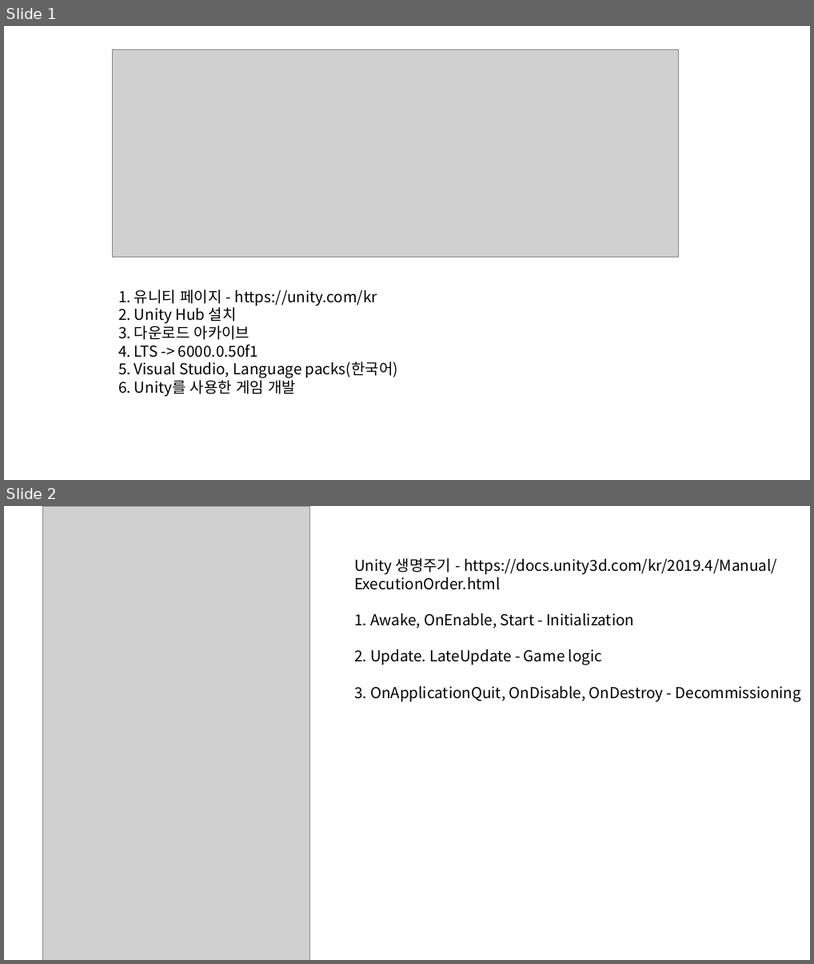
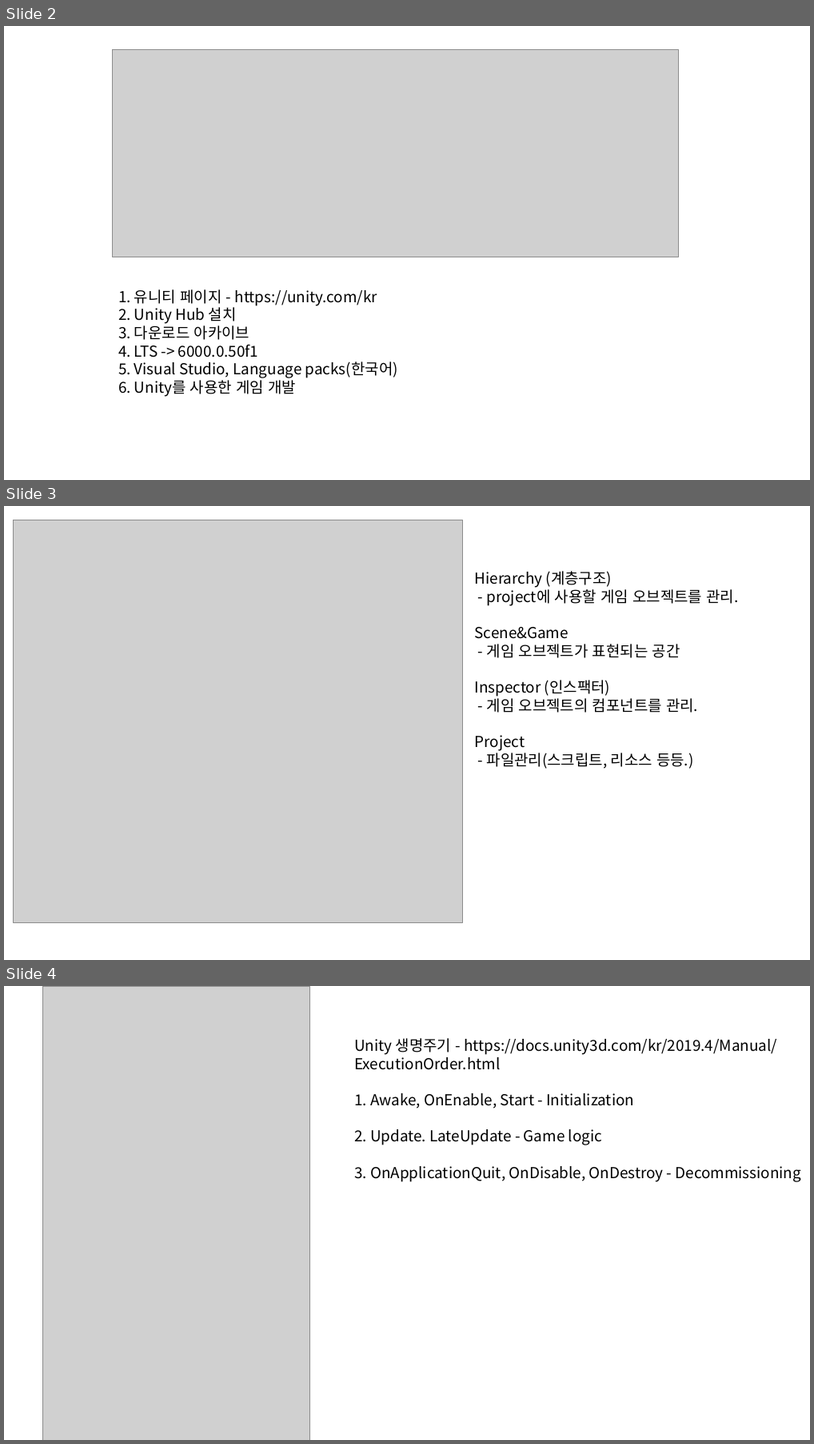
Before and after one commit to SangGyu-Lim/2025_study_lecture, a slide deck: client/lecture/1주차 유니티 설치 가이드.pptx. Shown one above the other, each under a label of ours: slides 1 and 2 before the commit, slides 2, 3 and 4 after it. The pictures are 814x964 and 814x1444 pixels, drawn with LibreOffice and Linux fonts; fonts in the diff are those of the drawing; grey boxes stand for pictures. Boxes give left, top, right and bottom in pixels: in the first picture for what was removed or moved away, otherwise in the second. Text is boxed around its words. In the diff, an @@ line names an element or a change of style, - is before the commit and + after.

```diff
--- a/client/lecture/1주차 유니티 설치 가이드.pptx
+++ b/client/lecture/1주차 유니티 설치 가이드.pptx
@@ slide 3 added at (x1=4, y1=506, x2=810, y2=960), background #FFFFFF @@
@@ picture added at (x1=13, y1=520, x2=463, y2=922) @@
@@ rectangle added at (x1=470, y1=566, x2=810, y2=810), outline #FFFFFF 0 pt, 18 pt, text #000000 @@
+Hierarchy (계층구조)
+- project에 사용할 게임 오브젝트를 관리.
+Scene&Game
+- 게임 오브젝트가 표현되는 공간
+Inspector (인스팩터)
+- 게임 오브젝트의 컴포넌트를 관리.
+Project
+- 파일관리(스크립트, 리소스 등등.)
@@ what was slide 1 is now slide 2 @@
@@ what was slide 2 is now slide 4 @@
```
Also in this commit, not shown: 1 other slide added.
